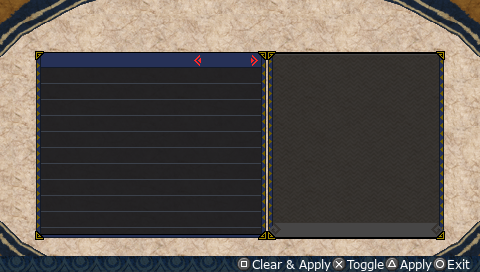
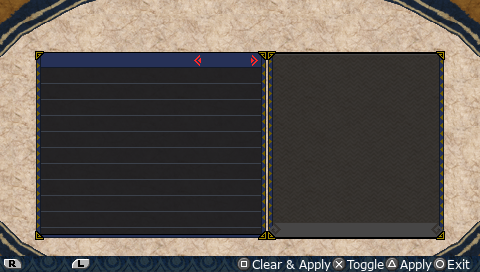
Comparing the layer stacks of the two w=480, h=272 images. Changes:
added layer "R_Button" in group "Input" over (4, 259, 22, 269)
added layer "L_Button" in group "Input" over (72, 259, 90, 269)
